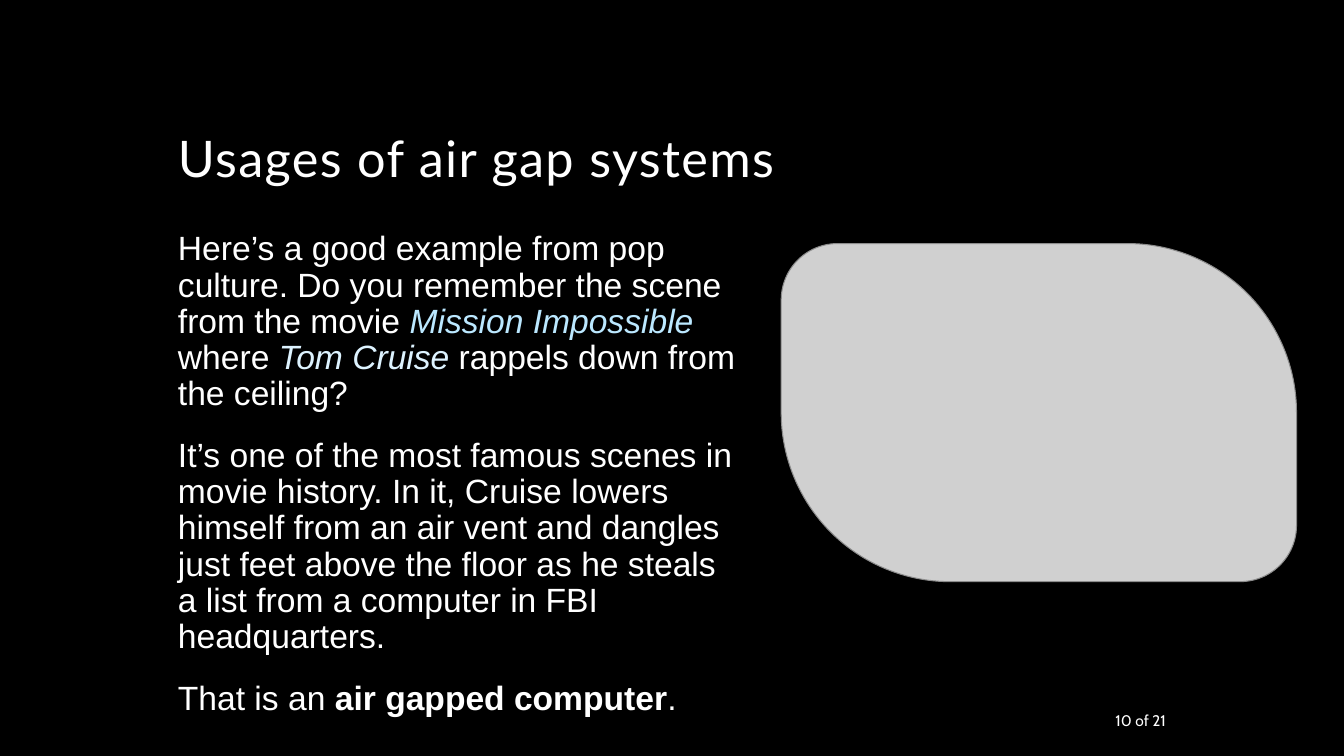
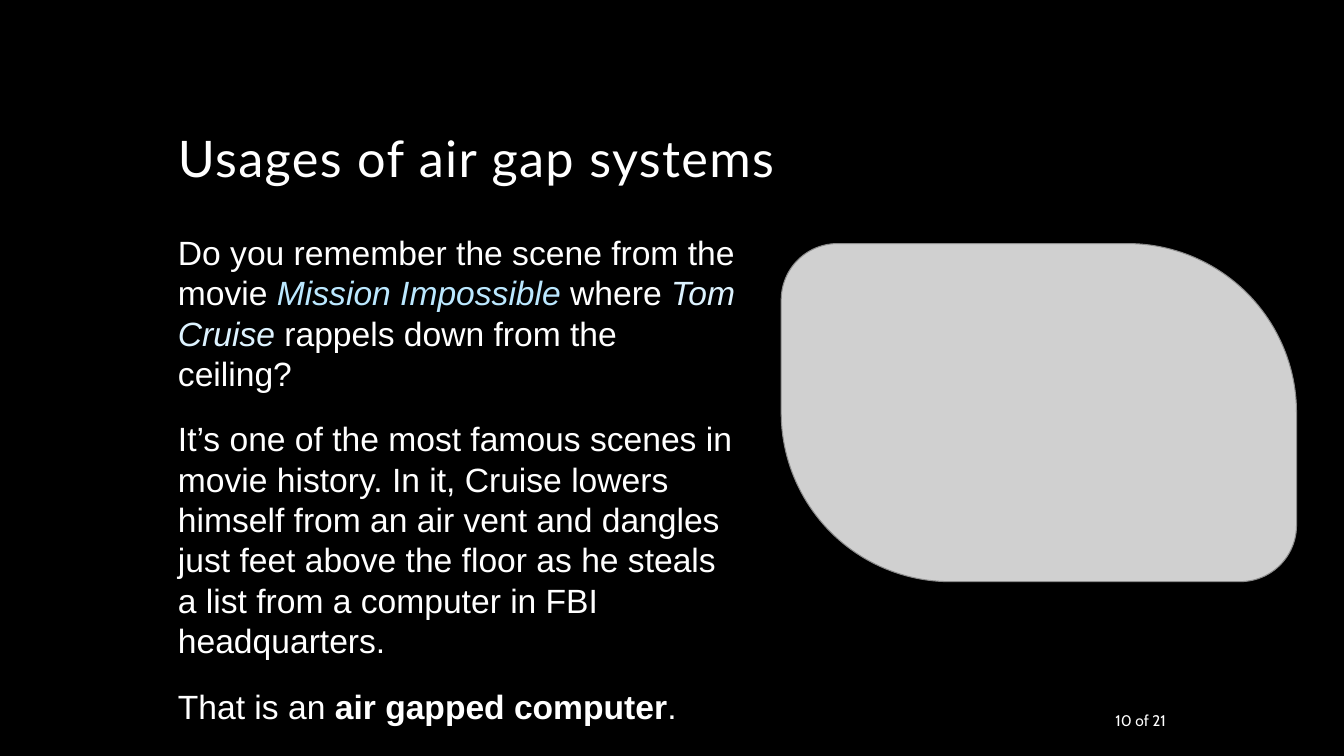
Before and after one commit to amirhnajafiz-university/S3ET01, a slide deck: slide 10 of slide/Air Gap Systems.pptx. Drawn at 1344x756 pixels with LibreOffice and Linux fonts; fonts in the diff are those of the drawing; grey boxes stand for pictures; background and template pictures are left out. Boxes give left, top, right and bottom in pixels: in the first picture for what was removed or moved away, otherwise in the second. Text is boxed around its words. In the diff, an @@ line names an element or a change of style, - is before the commit and + after.

```diff
--- a/slide/Air Gap Systems.pptx
+++ b/slide/Air Gap Systems.pptx
@@ text at [178, 240, 735, 393]: text changed @@
-Here’s a good example from pop culture. Do you remember the scene from the movie Mission Impossible where Tom Cruise rappels down from the ceiling?
+Do you remember the scene from the movie Mission Impossible where Tom Cruise rappels down from the ceiling?
@@ text at [178, 426, 732, 660]: line spacing 0.9 to 1 @@
```
Also in this commit, not shown: 4 other slides changed, 1 other file.
